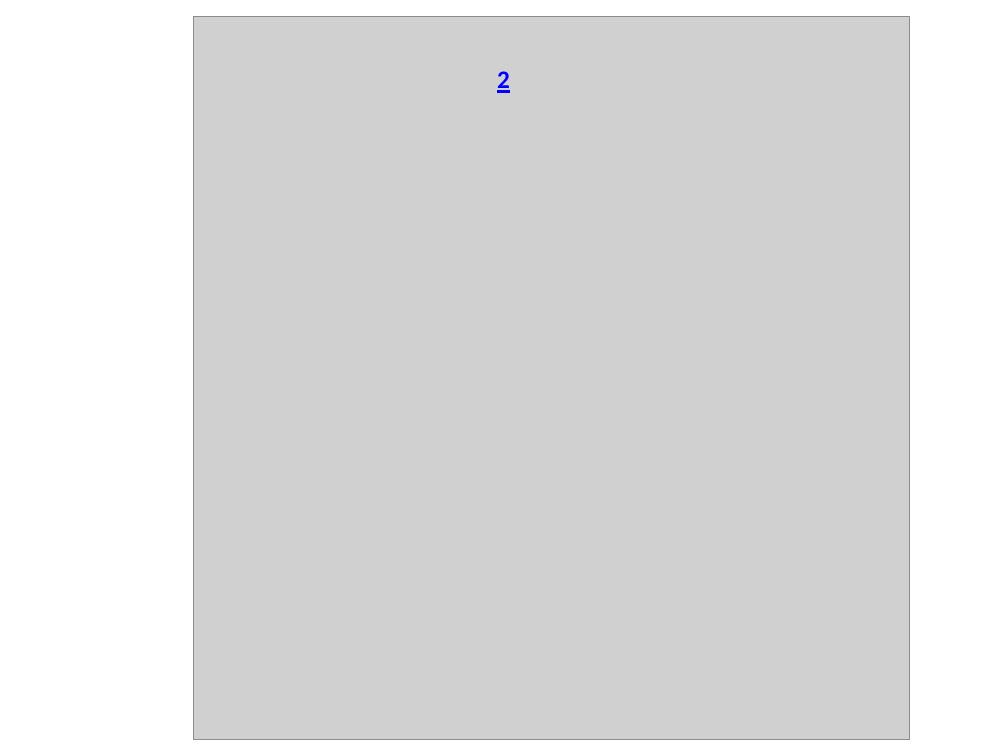
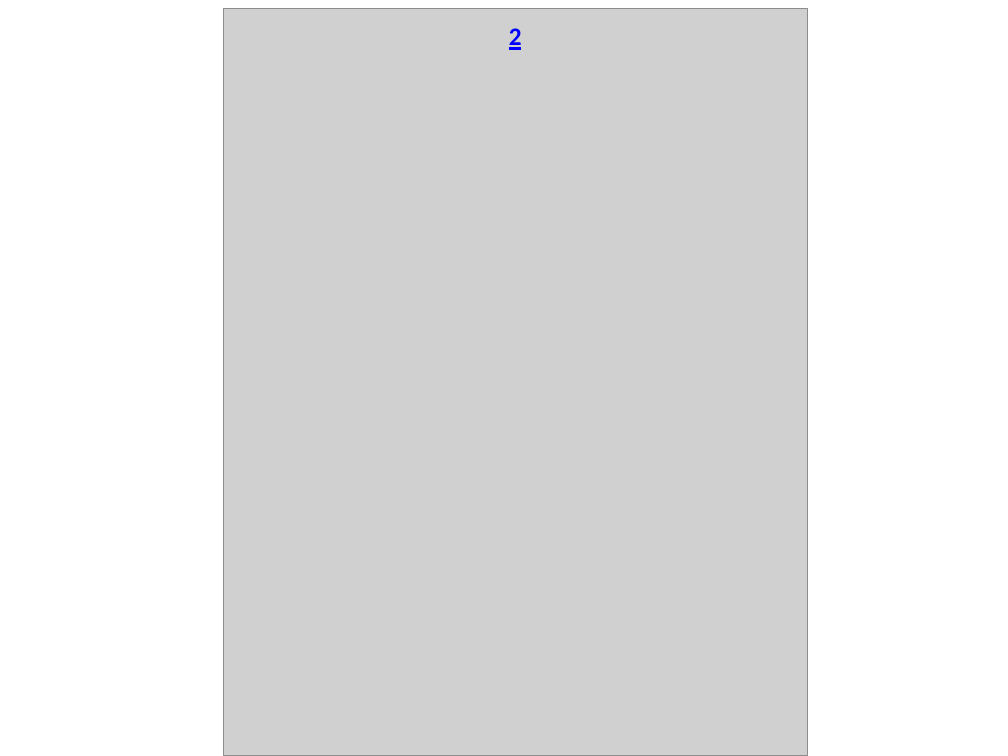
Before and after one commit to MTeeIT/Do_An_MH, a slide deck: slide 3 of Giao dien/cay giao dien/Cây_PP.pptx. Drawn at 1008x756 pixels with LibreOffice and Linux fonts; fonts in the diff are those of the drawing; grey boxes stand for pictures. Boxes give left, top, right and bottom in pixels: in the first picture for what was removed or moved away, otherwise in the second. Text is boxed around its words. In the diff, an @@ line names an element or a change of style, - is before the commit and + after.

```diff
--- a/Giao dien/cay giao dien/Cây_PP.pptx
+++ b/Giao dien/cay giao dien/Cây_PP.pptx
@@ picture: place and size @@
-picture at [194, 17, 909, 740]
+picture at [224, 8, 807, 756]
@@ text "2": place and size @@
-text "2" at [497, 71, 510, 93]
+text "2" at [509, 28, 522, 50]
```
Also in this commit, not shown: 1 other slide changed, 9 other files.
